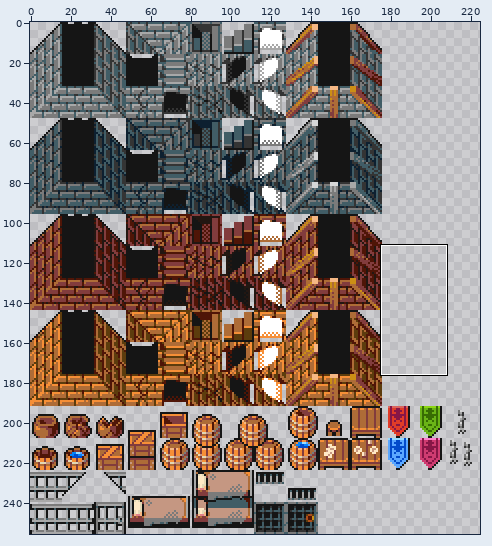
Edited in one commit: sprite sheet (android/assets/maps/textures/dungeon1.1/dungeon_B.png). The picture above shows the old version from afar; the outline marks the close-up.
Close-up. Old version:
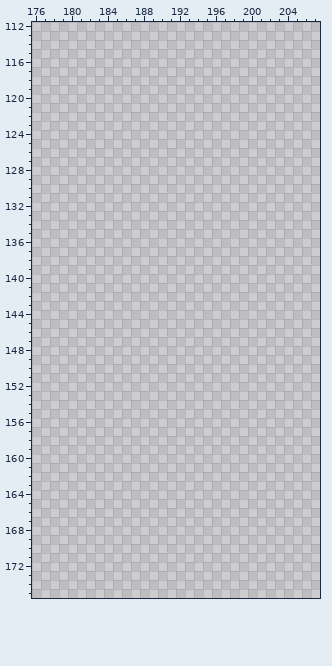
The file is 256x256 pixels. Shown: x 176..207, y 112..175. The wide view leaves out empty margins. The commit also changed other parts of the picture, which this record leaves out.
New version:
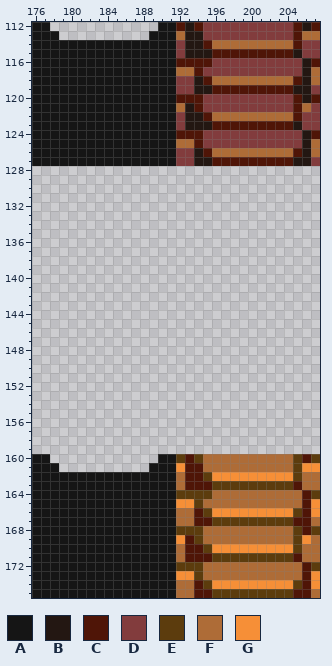
Palette (. is transparent): A #151515  B #231712  C #4f1507  D #823c3d  E #5c3c0d  F #ae6c37  G #f68f37
From old to new:
y 112: x 176..177 .. -> AA; x 190..207 .................. -> AACBCDDDDDDDDDDCBC
y 113: x 176..178 ... -> AAA; x 189..207 ................... -> AAAFBBDDDDDDDDDDCFF
y 114: x 176..207 ................................ -> AAAAAAAAAAAAAAAADBBCFFFFFFFFFCDD
y 115: x 176..207 ................................ -> AAAAAAAAAAAAAAAADBBBCCCCCCCCCBDD
y 116: x 176..207 ................................ -> AAAAAAAAAAAAAAAACCCCDDDDDDDDDDBC
y 117: x 176..207 ................................ -> AAAAAAAAAAAAAAAAFFCDDDDDDDDDDDBF
y 118: x 176..207 ................................ -> AAAAAAAAAAAAAAAADDBCFFFFFFFFFCBF
y 119: x 176..207 ................................ -> AAAAAAAAAAAAAAAADDBBCCCCCCCCCBBD
y 120: x 176..207 ................................ -> AAAAAAAAAAAAAAAACCCDDDDDDDDDDCBC
y 121: x 176..207 ................................ -> AAAAAAAAAAAAAAAAFBCDDDDDDDDDDCFD
y 122: x 176..207 ................................ -> AAAAAAAAAAAAAAAADBBCFFFFFFFFFCDD
y 123: x 176..207 ................................ -> AAAAAAAAAAAAAAAADBBBCCCCCCCCCBDD
y 124: x 176..207 ................................ -> AAAAAAAAAAAAAAAACCCDDDDDDDDDDDBC
y 125: x 176..207 ................................ -> AAAAAAAAAAAAAAAAFFCDDDDDDDDDDDBF
y 126: x 176..207 ................................ -> AAAAAAAAAAAAAAAADDBCFFFFFFFFFCBF
y 127: x 176..207 ................................ -> AAAAAAAAAAAAAAAADDBBCCCCCCCCCBBD
y 160: x 176..177 .. -> AA; x 190..207 .................. -> AAECEFFFFFFFFFFECE
y 161: x 176..178 ... -> AAA; x 189..207 ................... -> AAAGCCFFFFFFFFFFEGG
y 162: x 176..207 ................................ -> AAAAAAAAAAAAAAAAFCCEGGGGGGGGGEFF
y 163: x 176..207 ................................ -> AAAAAAAAAAAAAAAAFCCCEEEEEEEEECFF
y 164: x 176..207 ................................ -> AAAAAAAAAAAAAAAAEEEEFFFFFFFFFFCE
y 165: x 176..207 ................................ -> AAAAAAAAAAAAAAAAGGEFFFFFFFFFFFCG
y 166: x 176..207 ................................ -> AAAAAAAAAAAAAAAAFFCEGGGGGGGGGECG
y 167: x 176..207 ................................ -> AAAAAAAAAAAAAAAAFFCCEEEEEEEEECCF
y 168: x 176..207 ................................ -> AAAAAAAAAAAAAAAAEEEFFFFFFFFFFECE
y 169: x 176..207 ................................ -> AAAAAAAAAAAAAAAAGCEFFFFFFFFFFEGF
y 170: x 176..207 ................................ -> AAAAAAAAAAAAAAAAFCCEGGGGGGGGGEFF
y 171: x 176..207 ................................ -> AAAAAAAAAAAAAAAAFCCCEEEEEEEEECFF
y 172: x 176..207 ................................ -> AAAAAAAAAAAAAAAAEEEFFFFFFFFFFFCE
y 173: x 176..207 ................................ -> AAAAAAAAAAAAAAAAGGEFFFFFFFFFFFCG
y 174: x 176..207 ................................ -> AAAAAAAAAAAAAAAAFFCEGGGGGGGGGECG
y 175: x 176..207 ................................ -> AAAAAAAAAAAAAAAAFFCCEEEEEEEEECCF
Boxes around the changes in both close-ups, in picture pixels (x1, y1, x2, y2):
added: (32, 22, 320, 166)
added: (32, 454, 320, 598)
